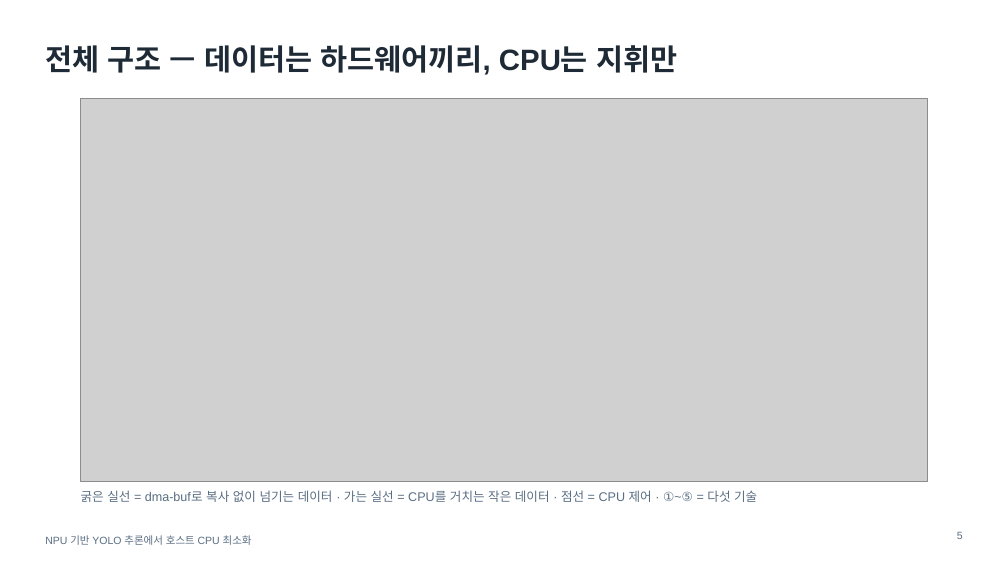
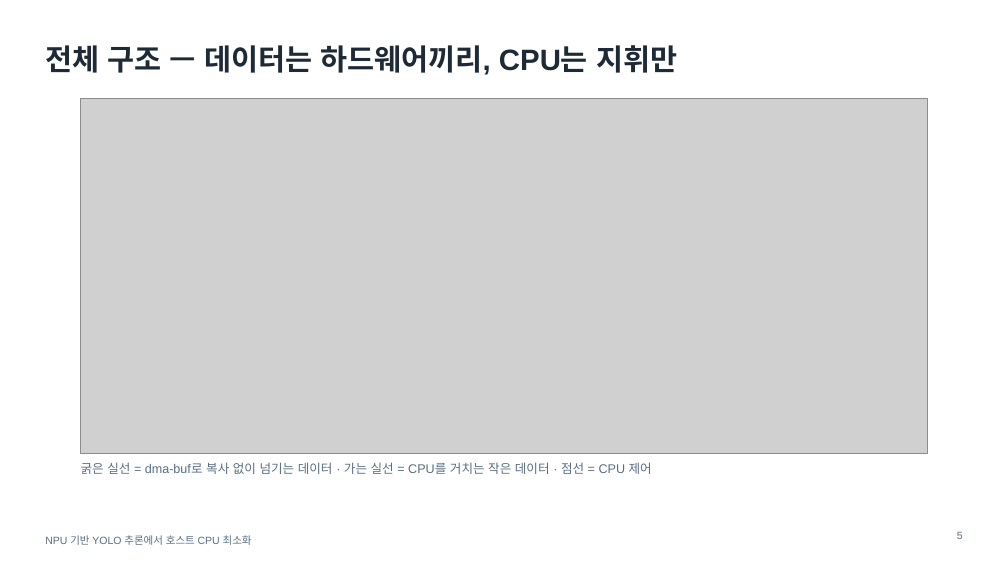
Before and after one commit to jinbeomjeong/yolo_vulkan_optimize, a slide deck: slide 5 of 10_paper/talk/out/yolo_npu_cpu_offload_talk_v5.pptx. Drawn at 1008x567 pixels with LibreOffice and Linux fonts; fonts in the diff are those of the drawing; grey boxes stand for pictures. Boxes give left, top, right and bottom in pixels: in the first picture for what was removed or moved away, otherwise in the second. Text is boxed around its words. In the diff, an @@ line names an element or a change of style, - is before the commit and + after.

```diff
--- a/10_paper/talk/out/yolo_npu_cpu_offload_talk_v5.pptx
+++ b/10_paper/talk/out/yolo_npu_cpu_offload_talk_v5.pptx
@@ picture: place and size @@
-picture at (81, 98, 928, 482)
+picture at (81, 98, 928, 454)
@@ text at (81, 462, 652, 474): text changed @@
-굵은 실선 = dma-buf로 복사 없이 넘기는 데이터 · 가는 실선 = CPU를 거치는 작은 데이터 · 점선 = CPU 제어 · ①~⑤ = 다섯 기술
+굵은 실선 = dma-buf로 복사 없이 넘기는 데이터 · 가는 실선 = CPU를 거치는 작은 데이터 · 점선 = CPU 제어
```
Also in this commit, not shown: 1 other slide changed, 11 other files.
